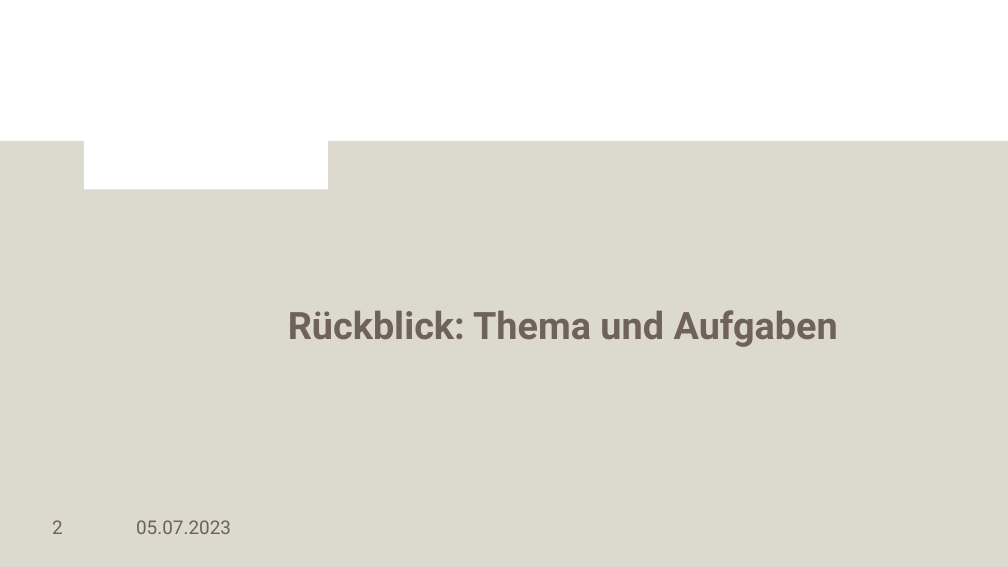
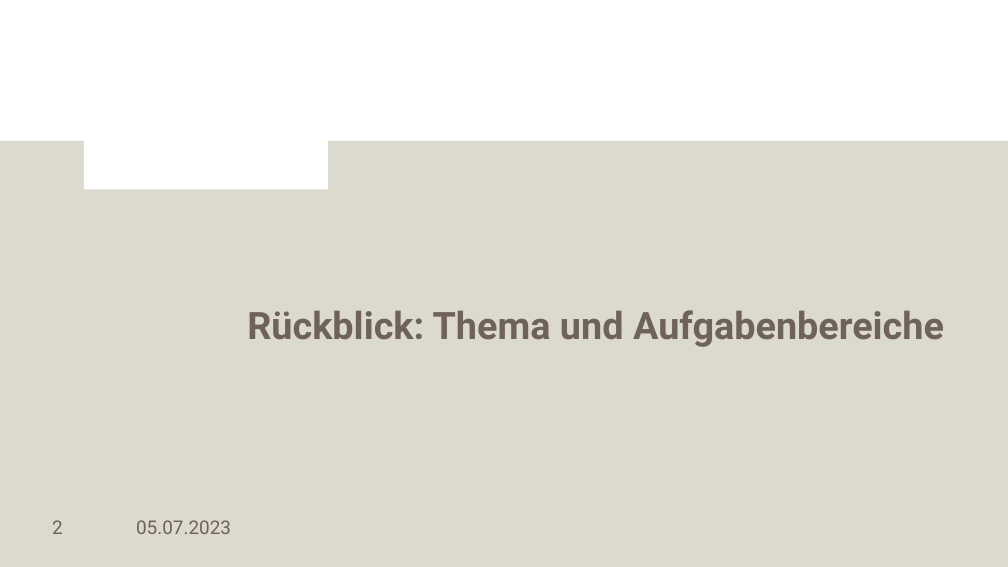
Before and after one commit to LennartKoepper/Bachelor-Thesis, a slide deck: slide 2 of Seminar/Bachelorseminar_02-07-2023.pptx. Drawn at 1008x567 pixels with LibreOffice and Linux fonts; fonts in the diff are those of the drawing; background and template pictures are left out. Boxes give left, top, right and bottom in pixels: in the first picture for what was removed or moved away, otherwise in the second. Text is boxed around its words. In the diff, an @@ line names an element or a change of style, - is before the commit and + after.

```diff
--- a/Seminar/Bachelorseminar_02-07-2023.pptx
+++ b/Seminar/Bachelorseminar_02-07-2023.pptx
@@ title at [247,310,944,347]: text changed @@
-Rückblick: Thema und Aufgaben
+Rückblick: Thema und Aufgabenbereiche
```
Also in this commit, not shown: 8 other slides changed.
